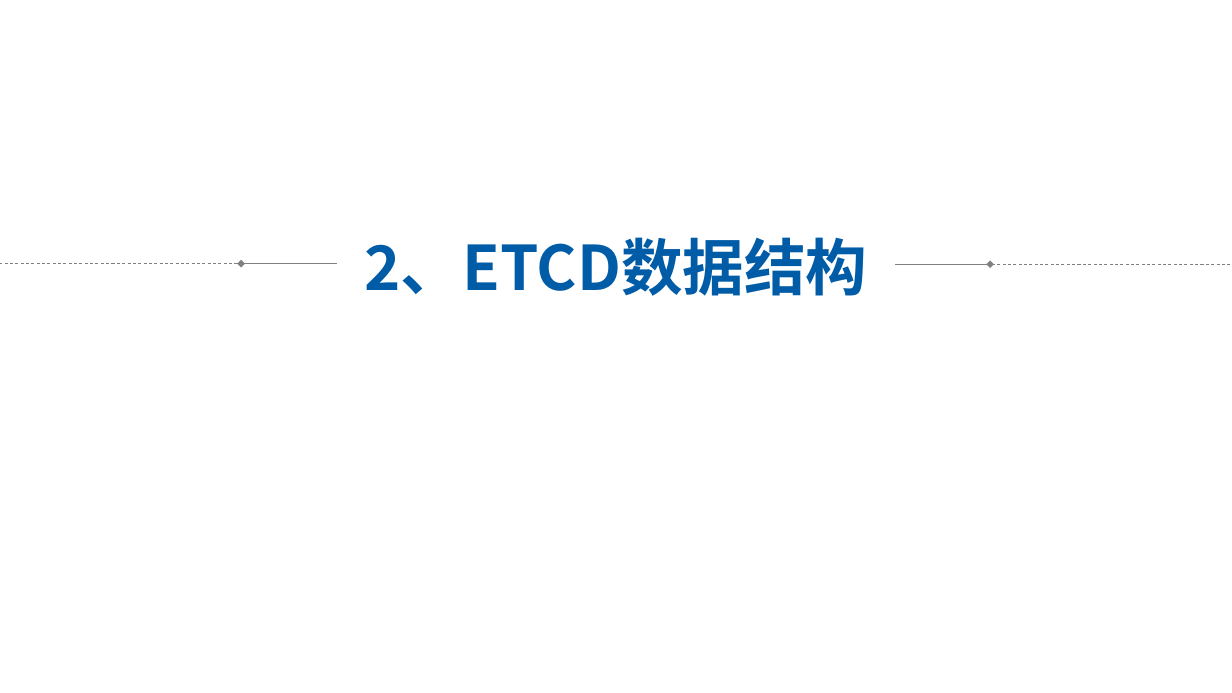
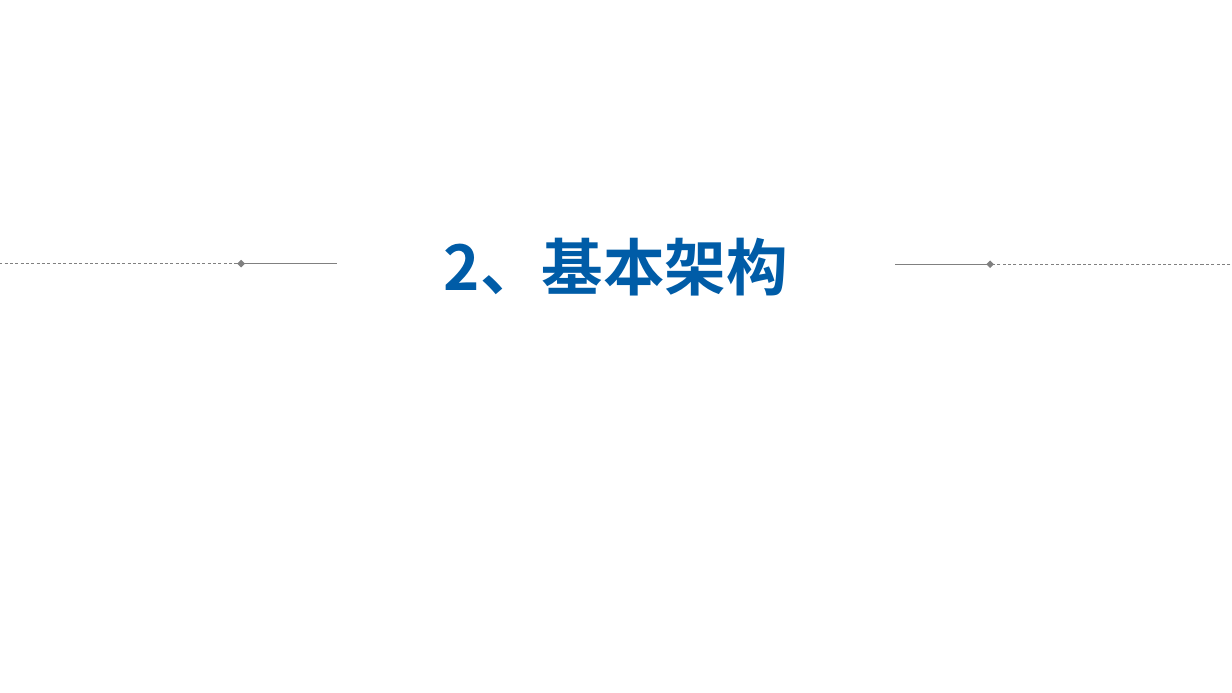
Before and after one commit to HNing109/StudyNotes, a slide deck: slide 5 of Golang_学习笔记/Golang_Web_学习笔记/ETCD_学习笔记/ETCD-调研.pptx. Drawn at 1232x693 pixels with LibreOffice and Linux fonts; fonts in the diff are those of the drawing. Boxes give left, top, right and bottom in pixels: in the first picture for what was removed or moved away, otherwise in the second. Text is boxed around its words. In the diff, an @@ line names an element or a change of style, - is before the commit and + after.

```diff
--- a/Golang_学习笔记/Golang_Web_学习笔记/ETCD_学习笔记/ETCD-调研.pptx
+++ b/Golang_学习笔记/Golang_Web_学习笔记/ETCD_学习笔记/ETCD-调研.pptx
@@ text at (444, 237, 788, 296): text changed @@
-2、ETCD数据结构
+2、基本架构
```
Also in this commit, not shown: 4 other slides changed, 3 slides added, 10 other files.
